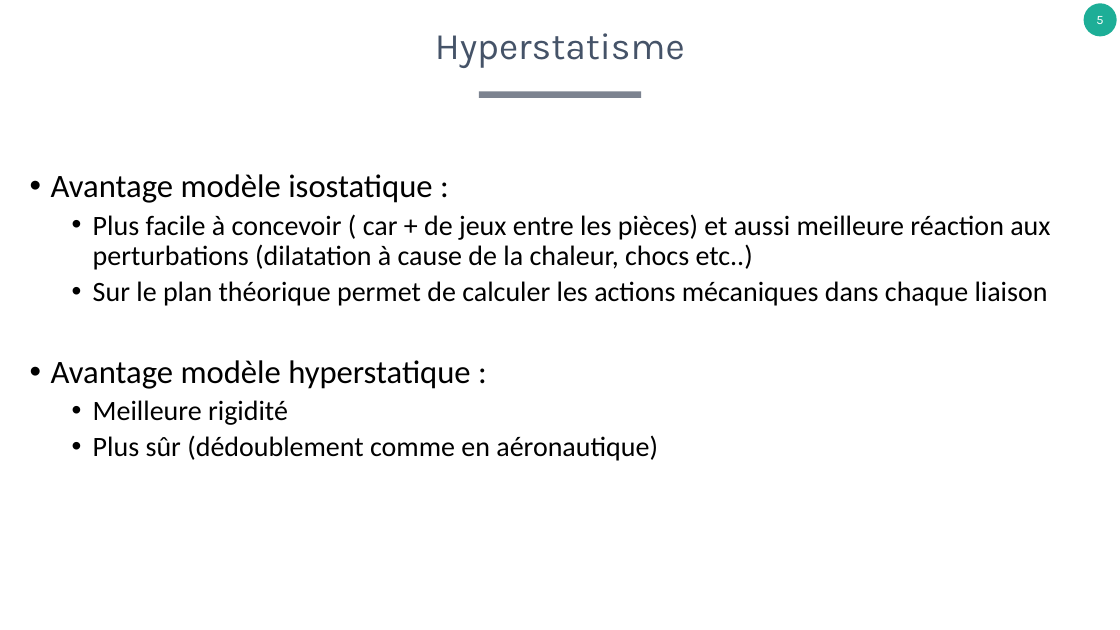
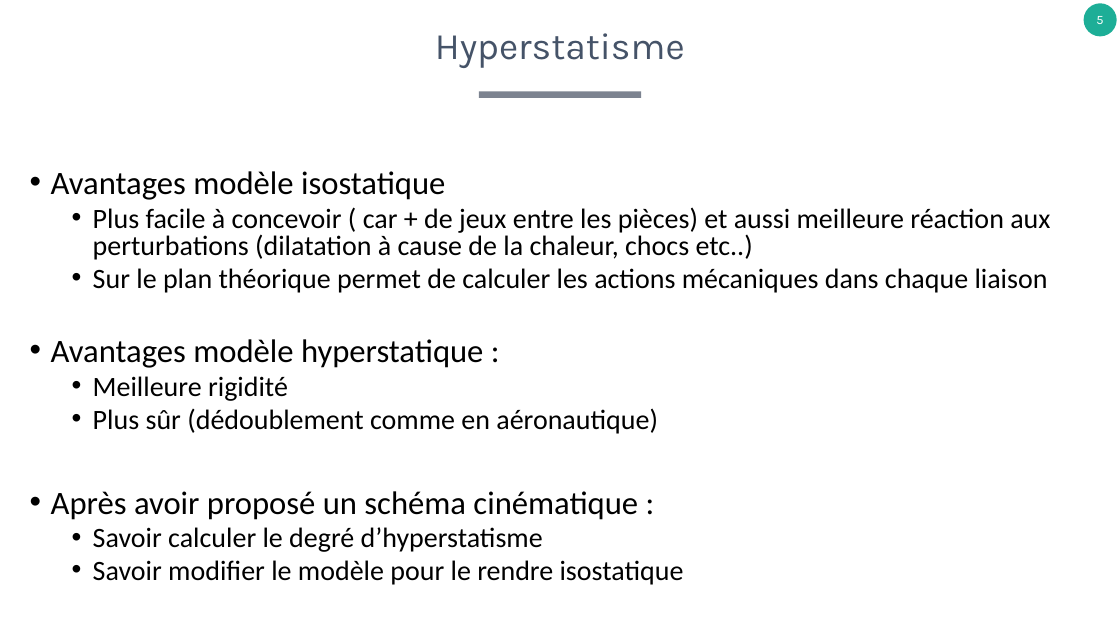
Before and after one commit to xpessoles/TP_Concours, a slide deck: slide 5 of B_Fiches_Protocoles/FichesSystemes.pptx. Drawn at 1120x630 pixels with LibreOffice and Linux fonts; fonts in the diff are those of the drawing. Boxes give left, top, right and bottom in pixels: in the first picture for what was removed or moved away, otherwise in the second. Text is boxed around its words. In the diff, an @@ line names an element or a change of style, - is before the commit and + after.

```diff
--- a/B_Fiches_Protocoles/FichesSystemes.pptx
+++ b/B_Fiches_Protocoles/FichesSystemes.pptx
@@ text at bbox=[51, 171, 445, 200]: text changed @@
-• Avantage modèle isostatique :
+• Avantages modèle isostatique
@@ text at bbox=[93, 207, 1050, 434]: line spacing 0.9 to 0.8 @@
@@ text at bbox=[51, 339, 483, 368]: text changed @@
-• Avantage modèle hyperstatique :
+• Avantages modèle hyperstatique :
@@ text at bbox=[51, 491, 684, 585]: paragraphs added @@
+• Après avoir proposé un schéma cinématique :
+  • Savoir calculer le degré d’hyperstatisme
+  • Savoir modifier le modèle pour le rendre isostatique
```
